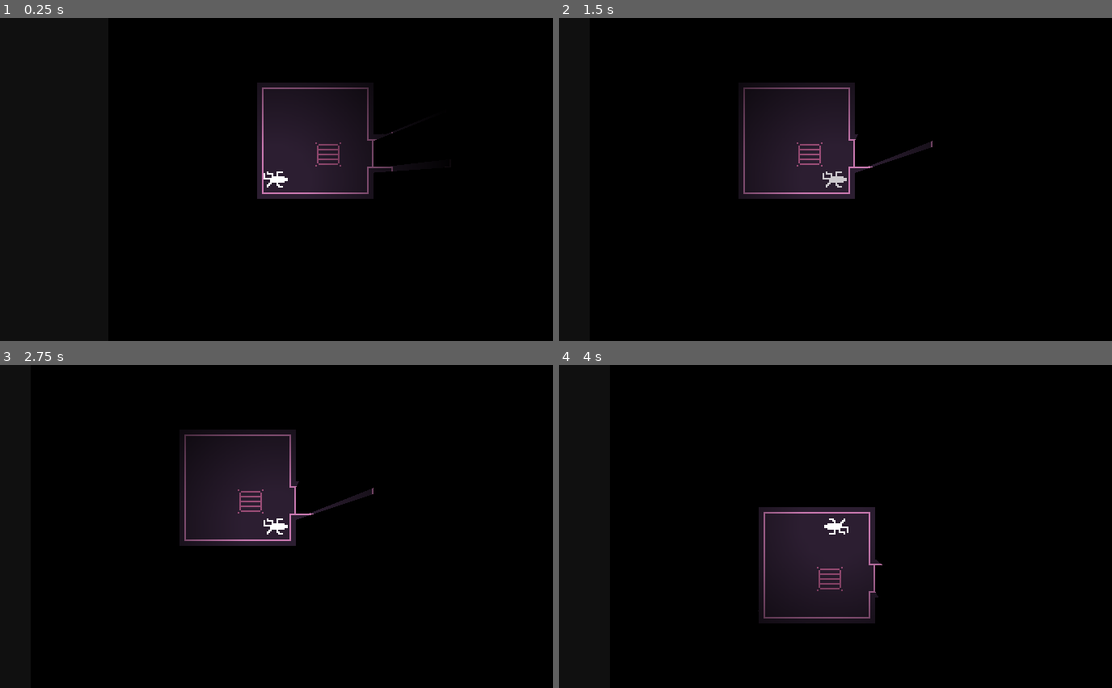
Above: before the commit, frames 1-4 (two rows, left to right).
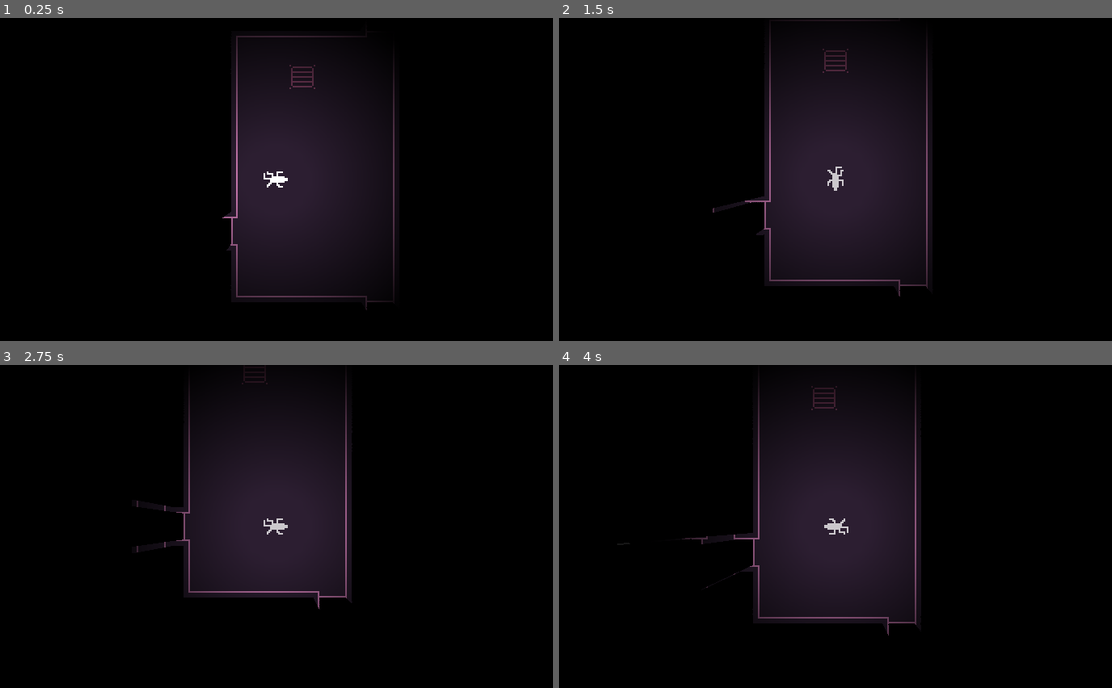
Above: after the commit, the same moments.

Repository: tndwolf/back-to-the-gate
Game: Godot game, scene res://game/playview/PlayView.tscn
The game is run twice, just before and just after one commit, with the same random seed, the same clock (stepped at 60 frames per second) and the same inputs.
Inputs:
- Up to frame 1 (0.25 s): no input
- Up to frame 2 (1.5 s): tap Enter (ui_accept) at 0.5, 0.77, 0.8, 1.07, 1.35 s; hold Right (ui_right) 0.53-1.28 s; tap Space (ui_select) at 0.6 s; hold Down (ui_down) from 1.28 s (still down)
- Up to frame 3 (2.75 s): tap Enter (ui_accept) at 1.52, 1.82, 2.3 s; tap Space (ui_select) at 1.55, 2.1 s; release Down (ui_down) at 2.03 s; hold Right (ui_right) from 2.03 s (still down)
- Up to frame 4 (4 s): release Right (ui_right) at 2.78 s; hold Up (ui_up) 2.78-3.53 s; tap Space (ui_select) at 2.85 s; tap Enter (ui_accept) at 3.02, 3.32, 3.6, 3.77 s; hold Left (ui_left) from 3.53 s (still down)

The runs differ from the first frame. In frame 1, 9.8% of the frame differs, in the area x 40-72%, y 5-91%; in frame 2, 14%, in the area x 27-68%, y 0-87%; in frame 3, 9.9%; in frame 4, 11%.

Commit message:
End of Day 3

Diff:
--- a/actions/GotoLevel.gd
+++ b/actions/GotoLevel.gd
@@ -3,15 +3,69 @@
 
 
 static func attempt(actor:GameEntity, params:Dictionary):
-#	if !can_act(actor):
-#		return
 	var world_view = params.get('world_view')
 	if world_view == null or !actor.is_player:
 		return
+	for entity in actor.get_tree().get_nodes_in_group(CharacterBuilder.ENEMIES_GROUP):
+		entity.queue_free()
+	var level = actor.mind.level + 1
+	actor.mind.level = level
+	var level_type = _get_level_type(level)
 	start_acting(actor)
-	var map = LevelBuilder.new().set_type(LevelBuilder.LevelTypes.LAB).build()
+	var map = _build_map(level, level_type)
 	world_view.set_map(map)
 	MoveAction.teleport(actor, map.start, map)
 	TurnManager.clear()
 	TurnManager.add(actor)
+	_populate(world_view, map, level, level_type)
 	done_acting(actor)
+
+
+static func _build_encounter(map, level, level_type) -> Array:
+	var res = []
+	if level == 1:
+		for i in range(1 + randi() % 2):
+			res.append(CharacterBuilder.new().from_template(GameEntity.Type.SCIENTIST).build())
+	elif level < 4:
+		for i in range(1 + randi() % 2):
+			res.append(CharacterBuilder.new().from_template(
+				GameEntity.Type.MILITARY if randi() % 3 == 0 else GameEntity.Type.SCIENTIST
+				).build())
+	else:
+		for i in range(1 + randi() % 2):
+			res.append(CharacterBuilder.new().from_template(GameEntity.Type.MILITARY).build())
+	return res
+
+
+static func _build_map(level, level_type:int) -> LevelMap:
+	var builder = LevelBuilder.new().with_type(level_type)
+	return builder.build()
+
+
+static func _get_empty_position(map:LevelMap, room:Rect2) -> Vector2:
+	var res = Vector2(
+		room.position.x + 1 + randi() % int(room.size.x),
+		room.position.y + 1 + randi() % int(room.size.y))
+	while map.get_tile(res) != LevelMap.TileTypes.FLOOR:
+		res = Vector2(
+			room.position.x + 1 + randi() % int(room.size.x),
+			room.position.y + 1 + randi() % int(room.size.y))
+	return res
+
+
+static func _get_level_type(level:int) -> int:
+	match level:
+		1, 2, 3: return LevelBuilder.LevelTypes.LAB
+		4: return LevelBuilder.LevelTypes.EXCAVATION
+		_: return LevelBuilder.LevelTypes.CAVE
+
+
+static func _populate(world_view, map:LevelMap, level:int, level_type:int) -> void:
+	for i in range(len(map.rooms)):
+		if i == 0:
+			continue
+		var room = map.rooms[i]
+		for entity in _build_encounter(map, level, level_type):
+			MoveAction.teleport(entity, _get_empty_position(map, room), map)
+			TurnManager.add(entity)
+			world_view.add_child(entity)
--- a/actions/MoveAction.gd
+++ b/actions/MoveAction.gd
@@ -19,6 +19,10 @@
 		done_acting(actor)
 
 
+static func _is_to_animate(actor:GameEntity, map:LevelMap) -> bool:
+	return actor.is_player
+
+
 static func step(actor:GameEntity, delta:Vector2, map:LevelMap) -> void:
 	var end_position = actor.grid_position + delta
 	var start_position = actor.position
@@ -27,9 +31,12 @@
 	actor.grid_position = end_position
 	map.place_entity(actor, actor.grid_position)
 	var final_position = end_position * LevelBuilder.CELLS_SIZE + 0.5 * LevelBuilder.CELLS_SIZE
-	actor.move_tween.interpolate_property(actor, 'position', start_position, final_position, 0.3)
-	actor.move_tween.start()
-	yield(actor.move_tween, "tween_all_completed")
+	if _is_to_animate(actor, map):
+		actor.move_tween.interpolate_property(actor, 'position', start_position, final_position, 0.3)
+		actor.move_tween.start()
+		yield(actor.move_tween, "tween_all_completed")
+	else:
+		actor.position = final_position
 	done_acting(actor)
 
 
--- a/actions/ShotAction.gd
+++ b/actions/ShotAction.gd
@@ -8,6 +8,7 @@
 static func _add_bleed_fx(target:GameEntity):
 	var fx = BleedFx.instance()
 	fx.one_shot = true
+	fx.modulate = Color.yellow
 	target.add_child(fx)
 	yield(target.get_tree().create_timer(0.4), "timeout")
 	target.remove_child(fx)
--- a/entities/GameEntity.gd
+++ b/entities/GameEntity.gd
@@ -6,10 +6,12 @@
 signal turn_completed(entity, action_points_used)
 
 
-enum UnitType {
+enum Type {
 	PLAYER,
 	SCIENTIST,
-	MILITARY
+	MILITARY,
+	ARTIFACT,
+	FURNITURE
 }
 
 
@@ -46,7 +48,7 @@
 var player_in_cone := false
 var status:int = Status.ALIVE setget set_status, get_status
 var target = null
-var unit_type = UnitType.SCIENTIST
+var unit_type = Type.SCIENTIST
 var weapon = Weapon.UNHARMED
 
 onready var move_tween:Tween = $MoveTween
--- a/entities/minds/ArtificialMind.gd
+++ b/entities/minds/ArtificialMind.gd
@@ -3,26 +3,35 @@
 
 func turn(world):
 	match owner.unit_type:
-		GameEntity.UnitType.MILITARY: _military_turn(world)
-		GameEntity.UnitType.SCIENTIST: _scientist_turn(world)
+		GameEntity.Type.MILITARY: _military_turn(world)
+		GameEntity.Type.SCIENTIST: _scientist_turn(world)
 		_: owner.emit_signal("turn_completed", owner, 100)
 
 
 func _military_turn(world):
 	if owner.is_engaged and owner.target:
-		if owner.grid_position.distance_squared_to(owner.target.grid_position) < 3:
+		var distance = owner.grid_position.distance_to(owner.target.grid_position)
+		if distance < 1.8:
 			MeleeAction.attempt(owner, {'target': owner.target, 'map': world})
+		elif distance < 6:
+			var dir = owner.grid_position.direction_to(owner.target.grid_position)
+			ShotAction.attempt(owner, {'target': owner.target, 'map': world})
 		else:
 			var dir = owner.grid_position.direction_to(owner.target.grid_position)
-			ShotAction.attempt(owner, {'target': owner.target, 'map': world})
-	if owner.is_engaged:
+			MoveAction.attempt(owner, {'delta': dir.round(), 'map': world})
+		return
+	elif owner.is_engaged:
 		var dir = owner.grid_position.direction_to(owner.target.grid_position)
-		MoveAction.attempt(owner, {'delta': -dir.round(), 'map': world})
+		MoveAction.attempt(owner, {'delta': dir.round(), 'map': world})
+	else:
+		# TODO patrol
+		owner.emit_signal("turn_completed", owner, 100)
 
 
 func _scientist_turn(world):
 	if owner.is_engaged and owner.target:
-		if owner.grid_position.distance_squared_to(owner.target.grid_position) < 3:
+		var distance = owner.grid_position.distance_to(owner.target.grid_position)
+		if distance < 1.8:
 			MeleeAction.attempt(owner, {'target': owner.target, 'map': world})
 		else:
 			var dir = owner.grid_position.direction_to(owner.target.grid_position)
--- a/entities/minds/PlayerMind.gd
+++ b/entities/minds/PlayerMind.gd
@@ -1,5 +1,8 @@
 class_name PlayerMind
 extends Mind
+
+
+var level := 0 # it will increase to one at the first level
 
 
 func turn(world:LevelMap):
--- a/game/LevelMap.gd
+++ b/game/LevelMap.gd
@@ -16,6 +16,7 @@
 var area := Rect2()
 var entities = {}
 var end := Vector2.ZERO
+var rooms = []
 var start := Vector2.ZERO
 var tiles = []
 
--- a/game/playview/WorldView.gd
+++ b/game/playview/WorldView.gd
@@ -7,14 +7,9 @@
 
 
 func _ready():
-	set_map(LevelBuilder.new().set_type(LevelBuilder.LevelTypes.LAB).build())
 	player = CharacterBuilder.new().is_player().build()
 	add_child(player)
 	GotoLevel.attempt(player, {'world_view': self})
-#	MoveAction.teleport(player, map.start, map)
-#	var enemy = CharacterBuilder.new().model(CharacterBuilder.HumanModel.instance()).build()
-#	add_child(enemy)
-#	MoveAction.teleport(enemy, map.start + Vector2.LEFT, map)
 
 
 func _process(delta):
--- a/generators/CharacterBuilder.gd
+++ b/generators/CharacterBuilder.gd
@@ -1,5 +1,10 @@
 class_name CharacterBuilder
 extends Node
+
+
+const ARTIFACT_GROUP := 'artifact'
+const ENEMIES_GROUP := 'enemies'
+const PLAYER_GROUP := 'player'
 
 
 const HumanModel = preload("res://entities/HumanModel.tscn")
@@ -8,6 +13,7 @@
 
 var _model:Sprite
 var _is_player := false
+var _type = GameEntity.Type.SCIENTIST
 
 
 func build() -> GameEntity:
@@ -15,7 +21,7 @@
 	if _is_player:
 		res.is_player = true
 		res.mind = load("res://entities/minds/PlayerMind.gd").new()
-		res.add_to_group('player')
+		res.add_to_group(PLAYER_GROUP)
 		var camera = Camera2D.new()
 		camera.current = true
 		res.add_child(camera)
@@ -27,17 +33,29 @@
 	else:
 		res.find_node('Light').queue_free()
 		res.mind = load("res://entities/minds/ArtificialMind.gd").new()
-		res.add_to_group('enemies')
+		res.unit_type = _type
+		res.add_to_group(ENEMIES_GROUP)
 	if _model:
 		res.model = _model
 	return res as GameEntity
 
 
-func model(model:Sprite) -> CharacterBuilder:
-	_model = model
+func from_template(type:int) -> CharacterBuilder:
+	_type = type
+	match type:
+		GameEntity.Type.MILITARY:
+			var model = HumanModel.instance()
+			model.modulate = Color.green
+			with_model(model)
+		GameEntity.Type.SCIENTIST: with_model(HumanModel.instance())
 	return self
 
 
 func is_player() -> CharacterBuilder:
 	_is_player = true
 	return self
+
+
+func with_model(model:Sprite) -> CharacterBuilder:
+	_model = model
+	return self
--- a/generators/LabGenerator.gd
+++ b/generators/LabGenerator.gd
@@ -3,3 +3,4 @@
 
 
 func build() -> LevelMap:
+	return null
--- a/generators/LevelBuilder.gd
+++ b/generators/LevelBuilder.gd
@@ -80,6 +80,7 @@
 				map.set_tile(LevelMap.TileTypes.WALL, coords)
 	map.start = rand_point(rooms[0], 1)
 	map.end = rand_point(rooms[-1], 1)
+	map.rooms = rooms
 	map.set_tile(LevelMap.TileTypes.STAIRS, map.end)
 	return map
 
@@ -143,6 +144,6 @@
 	return Vector2(x0 + randi() % dx, y0 + randi() % dy)
 
 
-func set_type(value:int) -> LevelBuilder:
+func with_type(value:int) -> LevelBuilder:
 	_level_type = value
 	return self
Not shown, changed: docs/time.md
